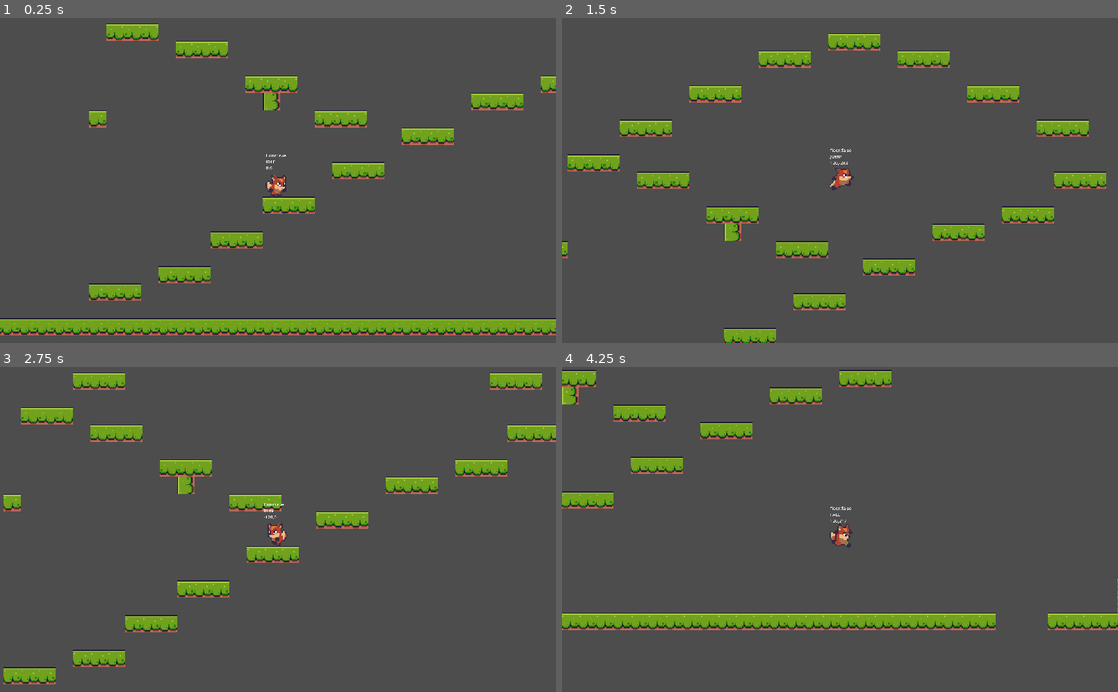
Above: before the commit, frames 1-4 (two rows, left to right).
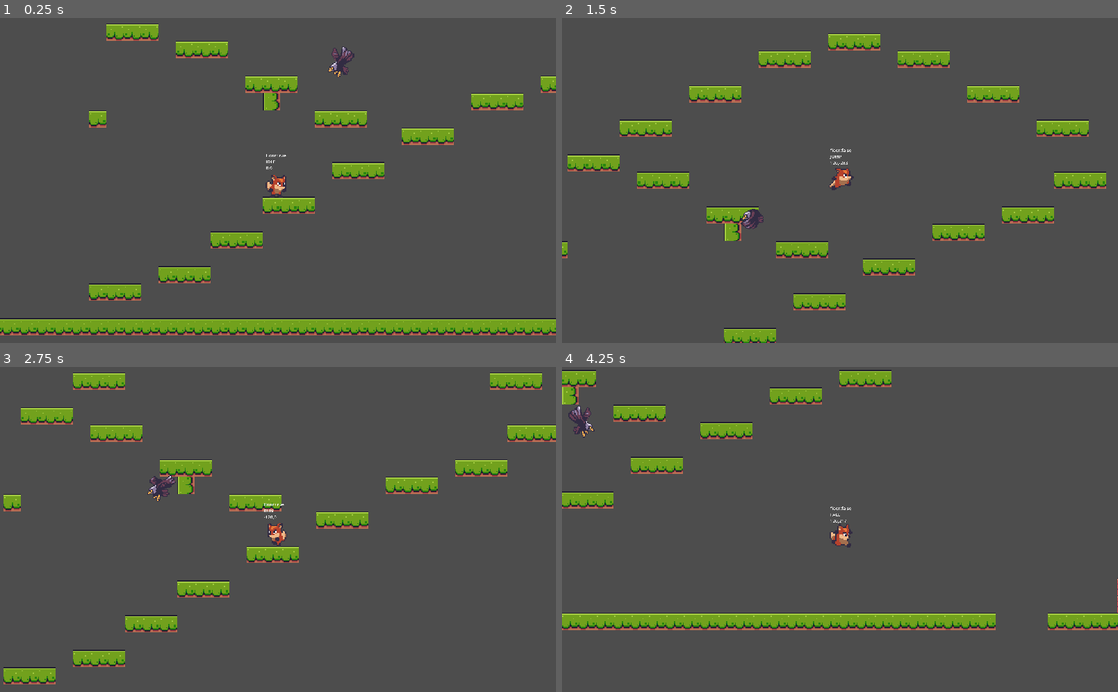
Above: after the commit, the same moments.

Repository: kphillpotts/GodotPlayground
Game: Godot game, scene res://scenes/level_base/level_base.tscn
Two runs of this game, one before a commit and one after it. Both use one fixed random seed, a clock stepped at 60 frames per second and the inputs below.
Inputs:
- Up to frame 1 (0.25 s): no input
- Up to frame 2 (1.5 s): hold D (right) from 0.53 s (still down); tap Space (jump) at 0.6, 0.77, 1.07, 1.35 s
- Up to frame 3 (2.75 s): tap Space (jump) at 1.52, 1.82, 2.1 s; release D (right) at 2.03 s; hold A (left) from 2.03 s (still down)
- Up to frame 4 (4.25 s): release A (left) at 2.78 s; hold D (right) from 2.78 s (still down); tap Space (jump) at 2.85, 3.02, 3.32, 3.6, 3.77, 4.07 s

The runs differ from the first frame. In frame 1, 0.3% of the frame differs, in the area x 59-64%, y 8-19%; in frame 2, 0.2%; in frame 3, 0.2%; in frame 4, 0.3%, in the area x 1-6%, y 11-22%.

Commit message:
Eagle Movement

Diff:
--- /dev/null
+++ b/FoxyAntics/enemies/eagle.gd
@@ -0,0 +1,37 @@
+extends EnemyBase
+
+@onready var animated_sprite_2d = $AnimatedSprite2D
+@onready var turn_timer = $TurnTimer
+@onready var player_detector = $PlayerDetector
+
+
+const FLY_SPEED: Vector2 = Vector2(35, 15)
+const TURN_WAIT_RANGE: Vector2 = Vector2(2.5,5)
+var _fly_direction: Vector2 = Vector2.ZERO
+var _allow_jump: bool = false
+
+# Called every frame. 'delta' is the elapsed time since the previous frame.
+func _physics_process(delta):
+	super._physics_process(delta)
+	velocity = _fly_direction
+	move_and_slide()
+	pass
+
+func _on_visible_on_screen_notifier_2d_screen_entered():
+	animated_sprite_2d.play("fly")
+	fly_to_player()
+
+func _on_turn_timer_timeout():
+	set_and_flip()
+
+func set_and_flip() -> void:
+	var x_dir = sign(_player_ref.global_position.x - global_position.x)
+	if x_dir > 0:
+		animated_sprite_2d.flip_h = true
+	else:
+		animated_sprite_2d.flip_h = false
+	_fly_direction = Vector2(x_dir, 1) * FLY_SPEED
+
+func fly_to_player() -> void:
+	set_and_flip()
+	turn_timer.start()
--- /dev/null
+++ b/FoxyAntics/enemies/eagle.tscn
@@ -0,0 +1,69 @@
+[gd_scene load_steps=10 format=3 uid="uid://dywbbdwfh4nnd"]
+
+[ext_resource type="PackedScene" uid="uid://dpa0jyu5jcrif" path="res://enemies/enemy_base.tscn" id="1_p7bjd"]
+[ext_resource type="Script" path="res://enemies/eagle.gd" id="2_ikpck"]
+[ext_resource type="Texture2D" uid="uid://cqlgwkalgbpaw" path="res://assets/enemies/eagle/eagle-attack.png" id="3_fh6u1"]
+
+[sub_resource type="AtlasTexture" id="AtlasTexture_e0ubs"]
+atlas = ExtResource("3_fh6u1")
+region = Rect2(0, 0, 40, 41)
+
+[sub_resource type="AtlasTexture" id="AtlasTexture_npv5x"]
+atlas = ExtResource("3_fh6u1")
+region = Rect2(40, 0, 40, 41)
+
+[sub_resource type="AtlasTexture" id="AtlasTexture_0w3pq"]
+atlas = ExtResource("3_fh6u1")
+region = Rect2(80, 0, 40, 41)
+
+[sub_resource type="AtlasTexture" id="AtlasTexture_jky6p"]
+atlas = ExtResource("3_fh6u1")
+region = Rect2(120, 0, 40, 41)
+
+[sub_resource type="SpriteFrames" id="SpriteFrames_ntiir"]
+animations = [{
+"frames": [{
+"duration": 1.0,
+"texture": SubResource("AtlasTexture_e0ubs")
+}, {
+"duration": 1.0,
+"texture": SubResource("AtlasTexture_npv5x")
+}, {
+"duration": 1.0,
+"texture": SubResource("AtlasTexture_0w3pq")
+}, {
+"duration": 1.0,
+"texture": SubResource("AtlasTexture_jky6p")
+}],
+"loop": true,
+"name": &"fly",
+"speed": 5.0
+}]
+
+[sub_resource type="RectangleShape2D" id="RectangleShape2D_g2dig"]
+size = Vector2(16, 10)
+
+[node name="Eagle" instance=ExtResource("1_p7bjd")]
+collision_layer = 0
+collision_mask = 0
+script = ExtResource("2_ikpck")
+
+[node name="AnimatedSprite2D" parent="." index="1"]
+scale = Vector2(0.75, 0.75)
+sprite_frames = SubResource("SpriteFrames_ntiir")
+animation = &"fly"
+frame = 3
+frame_progress = 0.342998
+
+[node name="CollisionShape2D" type="CollisionShape2D" parent="." index="2"]
+position = Vector2(0, 3)
+shape = SubResource("RectangleShape2D_g2dig")
+
+[node name="TurnTimer" type="Timer" parent="." index="3"]
+wait_time = 3.0
+
+[node name="PlayerDetector" type="RayCast2D" parent="." index="4"]
+position = Vector2(0, 3)
+target_position = Vector2(0, 200)
+
+[connection signal="timeout" from="TurnTimer" to="." method="_on_turn_timer_timeout"]
--- a/FoxyAntics/enemies/frog.gd
+++ b/FoxyAntics/enemies/frog.gd
@@ -62,6 +62,3 @@
 func _on_visible_on_screen_notifier_2d_screen_entered():
 	print("frog sees player")
 	_seen_player = true
-
-func _on_visible_on_screen_notifier_2d_screen_exited():
-	pass # Replace with function body.
--- a/FoxyAntics/scenes/level_base/level_base.tscn
+++ b/FoxyAntics/scenes/level_base/level_base.tscn
@@ -6,6 +6,7 @@
 [ext_resource type="PackedScene" uid="uid://5p85vg04368a" path="res://scenes/player/player.tscn" id="3_26exu"]
 [ext_resource type="PackedScene" uid="uid://b62yd2a1v48sl" path="res://enemies/snail.tscn" id="3_xgw28"]
 [ext_resource type="PackedScene" uid="uid://duy7vp0i2bbjt" path="res://enemies/frog.tscn" id="6_df4eo"]
+[ext_resource type="PackedScene" uid="uid://dywbbdwfh4nnd" path="res://enemies/eagle.tscn" id="7_c5hpc"]
 
 [sub_resource type="TileSetAtlasSource" id="TileSetAtlasSource_7ttu6"]
 texture = ExtResource("1_h8fgj")
@@ -543,3 +544,6 @@
 
 [node name="Frog" parent="." instance=ExtResource("6_df4eo")]
 position = Vector2(795, -414)
+
+[node name="Eagle" parent="." instance=ExtResource("7_c5hpc")]
+position = Vector2(323, -275)
Not shown: 1 places in FoxyAntics/scenes/level_base/level_base.tscn that only renumber resources
